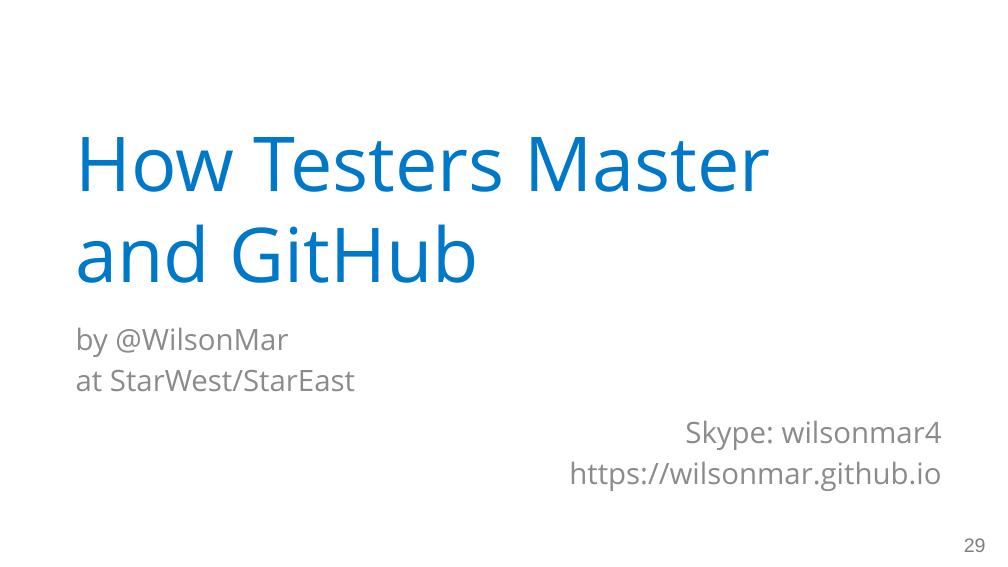
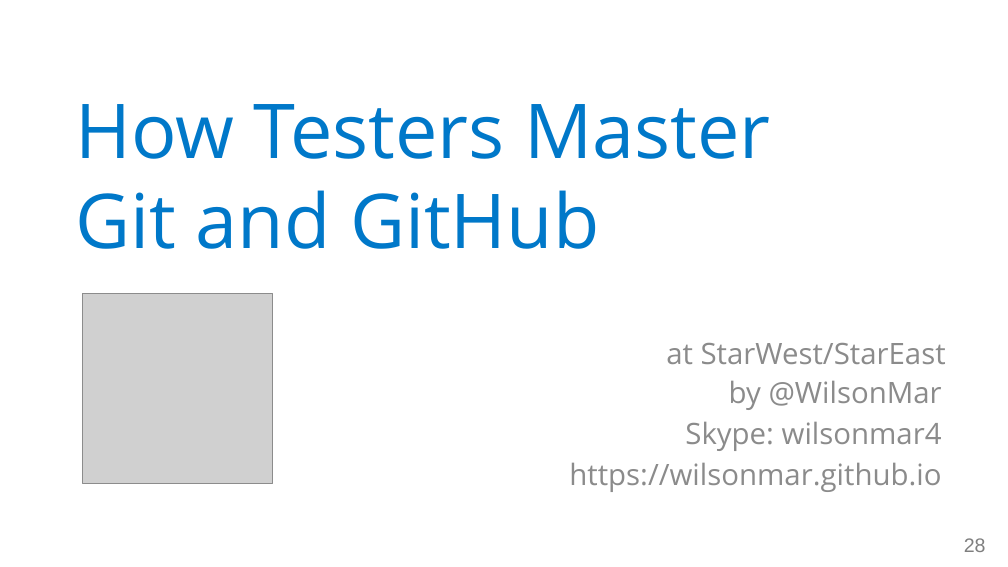
Before and after one commit to rkuma183/wilsonmar.github.io, a slide deck: slide 28 of fig/Git_with_Github_v79_2016.09.08a_wm.pptx (slide 29 before the commit). Drawn at 1008x567 pixels with LibreOffice and Linux fonts; fonts in the diff are those of the drawing; grey boxes stand for pictures. Boxes give left, top, right and bottom in pixels: in the first picture for what was removed or moved away, otherwise in the second. Text is boxed around its words. In the diff, an @@ line names an element or a change of style, - is before the commit and + after.

```diff
--- a/fig/Git_with_Github_v79_2016.09.08a_wm.pptx
+++ b/fig/Git_with_Github_v79_2016.09.08a_wm.pptx
@@ title at (x1=76, y1=104, x2=770, y2=249): text changed @@
-How Testers Master
-and GitHub
+How Testers Master
+Git and GitHub
@@ picture added at (x1=83, y1=293, x2=273, y2=484) @@
@@ subtitle at (x1=76, y1=327, x2=288, y2=357): paragraph removed @@
-by @WilsonMar
@@ subtitle "at StarWest/StarEast" moved from (x1=76, y1=327, x2=355, y2=391) to (x1=666, y1=343, x2=946, y2=364) @@
@@ subtitle "at StarWest/StarEast" at (x1=666, y1=343, x2=946, y2=364): alignment left to right @@
@@ text "by @WilsonMar" moved from (x1=569, y1=420, x2=942, y2=491) to (x1=569, y1=380, x2=942, y2=492) @@
@@ text at (x1=729, y1=380, x2=942, y2=410): paragraph added @@
+by @WilsonMar
@@ page number at (x1=964, y1=538, x2=986, y2=552): text changed @@
-29
+28
```
Also in this commit, not shown: 2 other slides changed, 1 slide removed, 3 other files.
